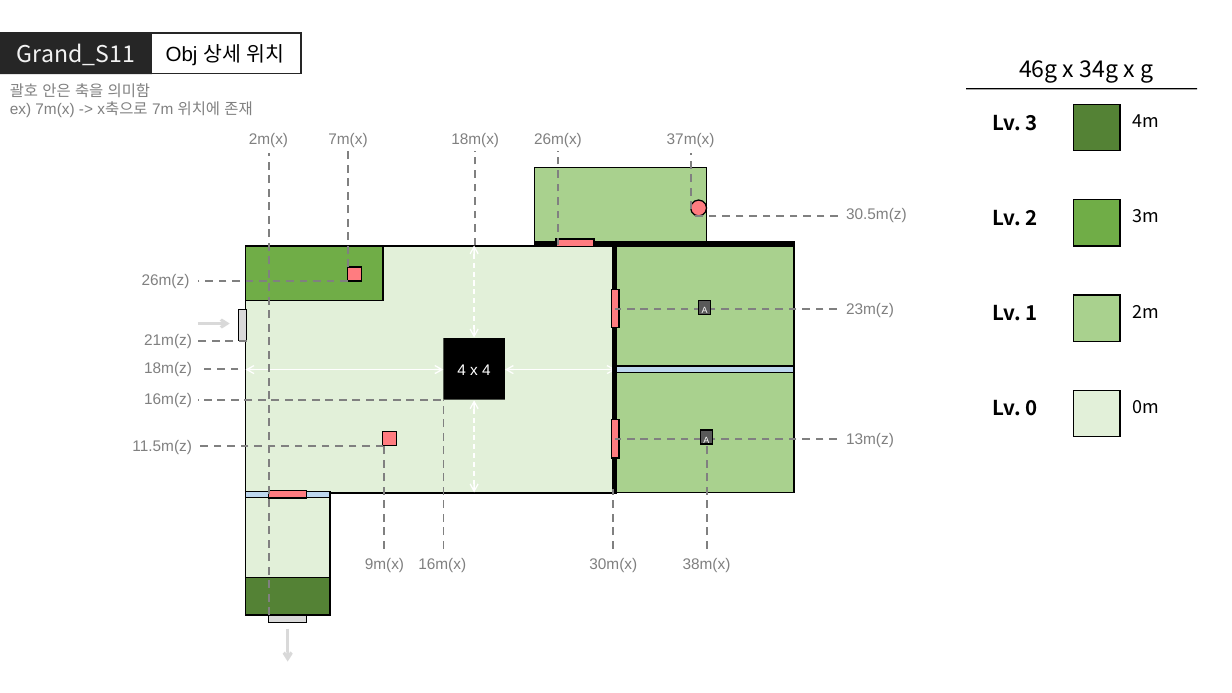
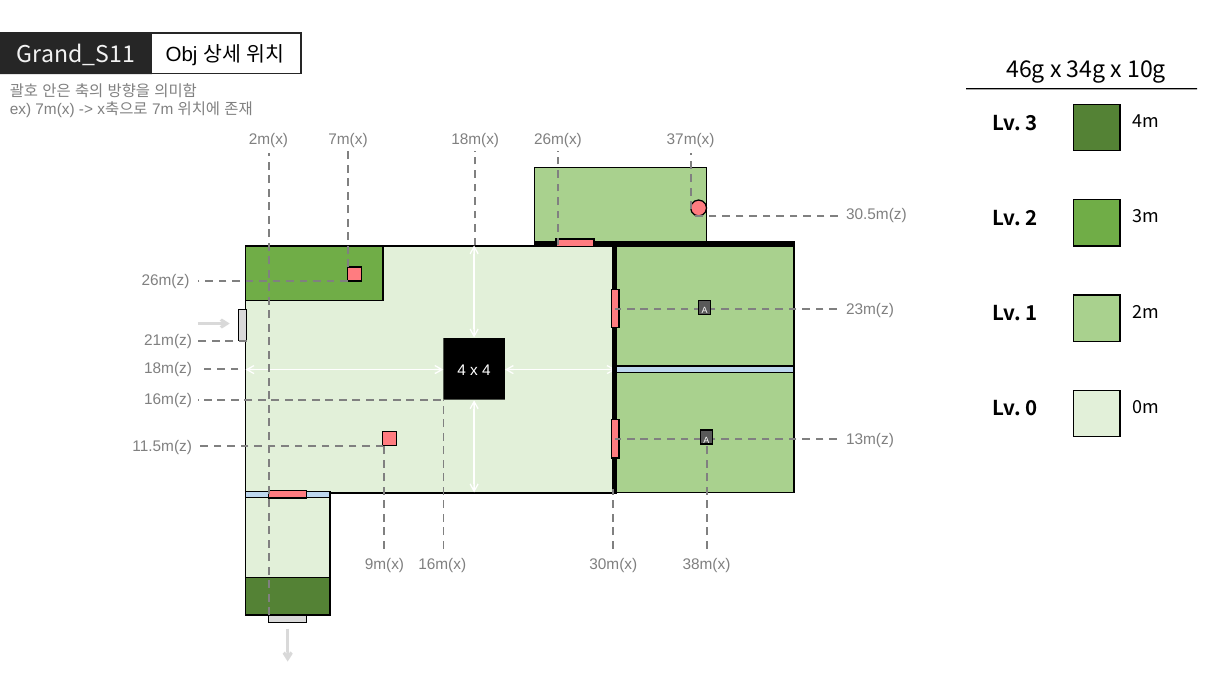
Before and after one commit to GGMGangsterHamster/GangsterHamster, a slide deck: slide 22 of Documents/Grand_Stage.pptx. Drawn at 1232x693 pixels with LibreOffice and Linux fonts; fonts in the diff are those of the drawing. Boxes give left, top, right and bottom in pixels: in the first picture for what was removed or moved away, otherwise in the second. Text is boxed around its words. In the diff, an @@ line names an element or a change of style, - is before the commit and + after.

```diff
--- a/Documents/Grand_Stage.pptx
+++ b/Documents/Grand_Stage.pptx
@@ text at box(10, 83, 196, 97): text changed @@
-괄호 안은 축을 의미함
+괄호 안은 축의 방향을 의미함
@@ text at box(1006, 60, 1166, 82): text changed @@
-46g x 34g x g
+46g x 34g x 10g
@@ double arrow (474, 246) - (474, 337): stroke #FFFFFF 1 pt dashed to #FFFFFF 1 pt @@
@@ double arrow (474, 400) - (474, 493): stroke #FFFFFF 1 pt dashed to #FFFFFF 1 pt @@
```
Also in this commit, not shown: 4 other slides changed.
